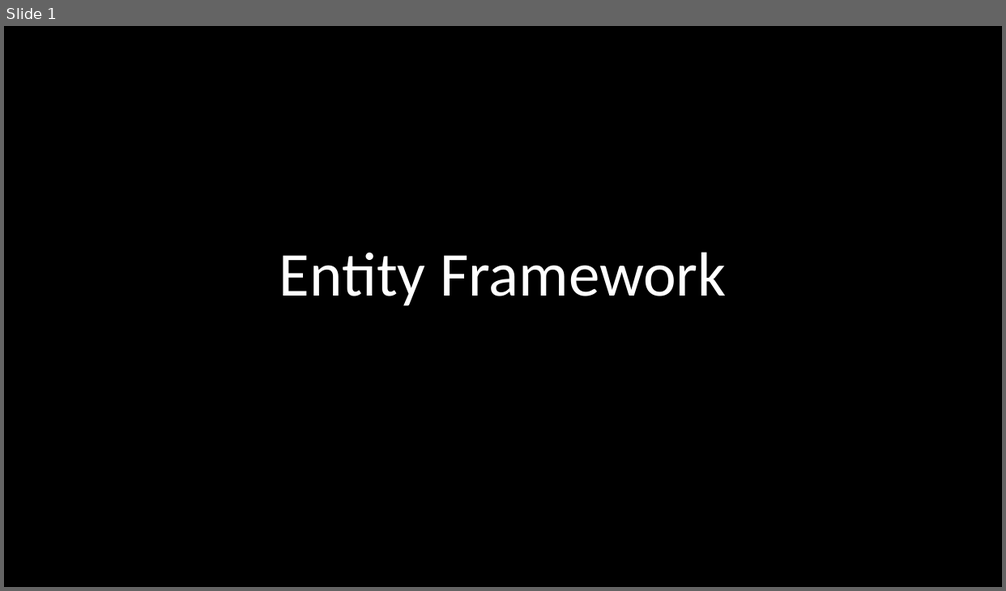
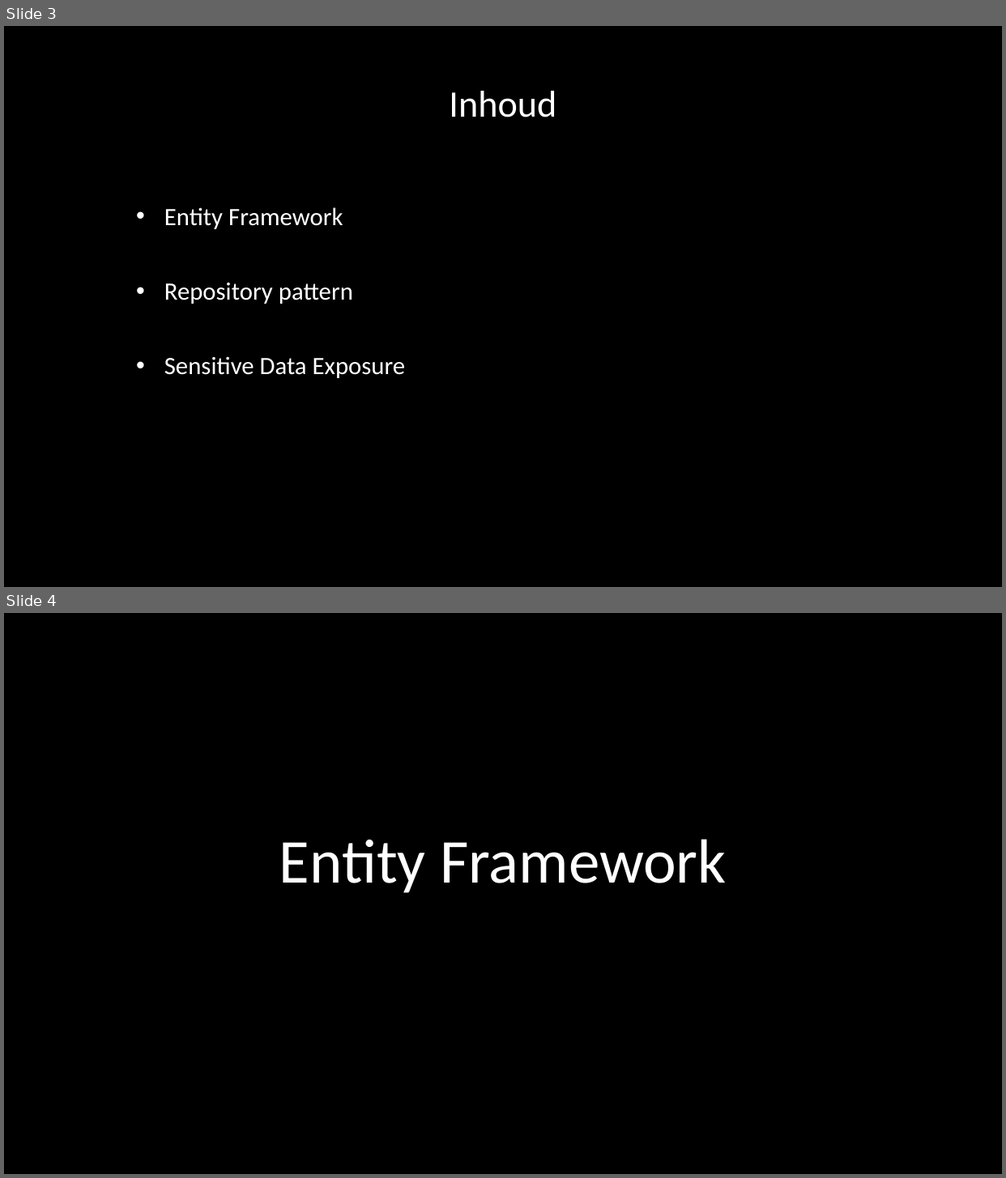
Before and after one commit to RandyGrouls/nots-wapp-workshop, a slide deck: slides/Framework_presentatie.pptx. Shown one above the other, each under a label of ours: slide 1 before the commit, slides 3 and 4 after it. The pictures are 1006x591 and 1006x1178 pixels, drawn with LibreOffice and Linux fonts; fonts in the diff are those of the drawing; background and template pictures are left out. Boxes give left, top, right and bottom in pixels: in the first picture for what was removed or moved away, otherwise in the second. Text is boxed around its words. In the diff, an @@ line names an element or a change of style, - is before the commit and + after.

Commit message:
Update slides

```diff
--- a/slides/Framework_presentatie.pptx
+++ b/slides/Framework_presentatie.pptx
@@ slide 3 added at [4, 26, 1002, 587], background picture (left out) @@
@@ title added at [449, 91, 556, 118], 36 pt, text #FFFFFF @@
+Inhoud
@@ text added at [164, 207, 406, 378], 24 pt, text #FFFFFF @@
+• Entity Framework
+• Repository pattern
+• Sensitive Data Exposure
@@ what was slide 1 is now slide 4 @@
```
Also in this commit, not shown: 2 other slides added.
